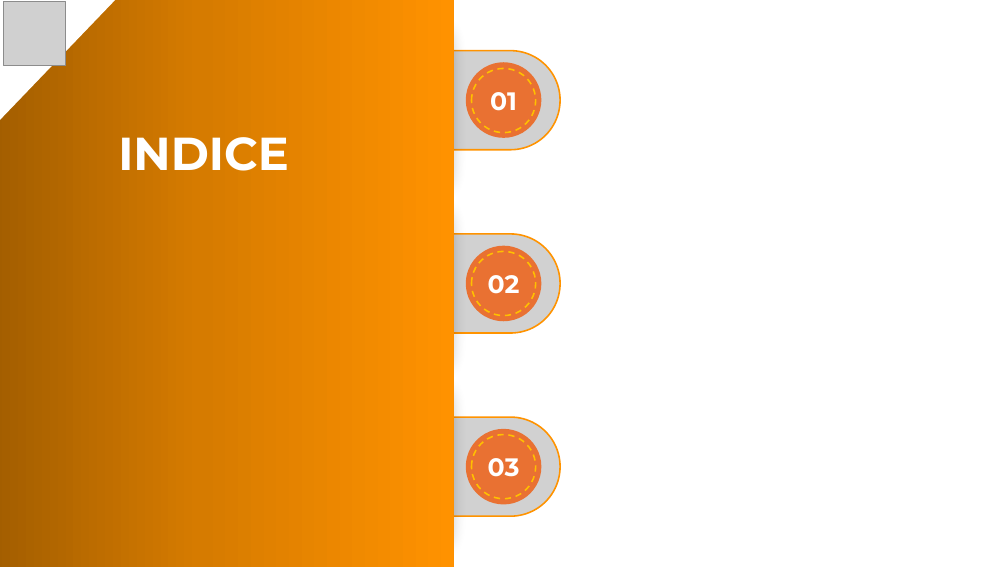
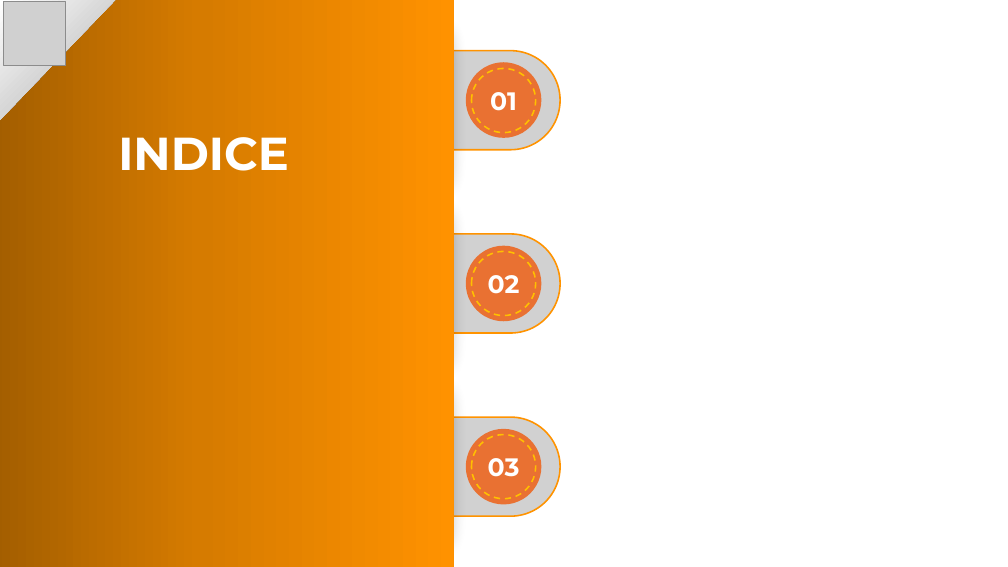
Before and after one commit to andrea4444442/Meta-S.r.l, a slide deck: slide 3 of META copy.pptx. Drawn at 1008x567 pixels with LibreOffice and Linux fonts; fonts in the diff are those of the drawing; grey boxes stand for pictures. Boxes give left, top, right and bottom in pixels: in the first picture for what was removed or moved away, otherwise in the second. Text is boxed around its words. In the diff, an @@ line names an element or a change of style, - is before the commit and + after.

```diff
--- a/META copy.pptx
+++ b/META copy.pptx
@@ half frame at [0, 0, 116, 120]: fill #FFFFFF to gradient #979797 to #D7D7D7 to #FFFFFF @@
```
Also in this commit, not shown: 8 other slides changed, 7 slides added, 1 other file.
